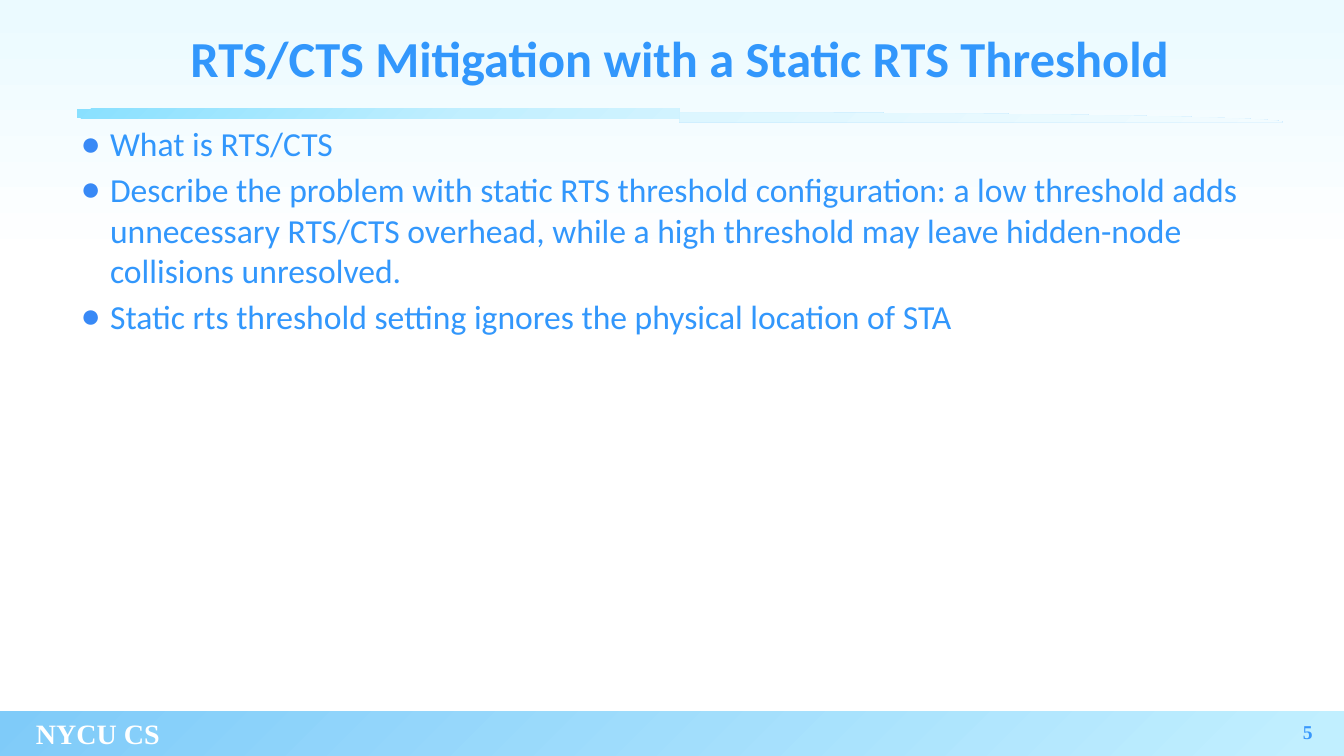
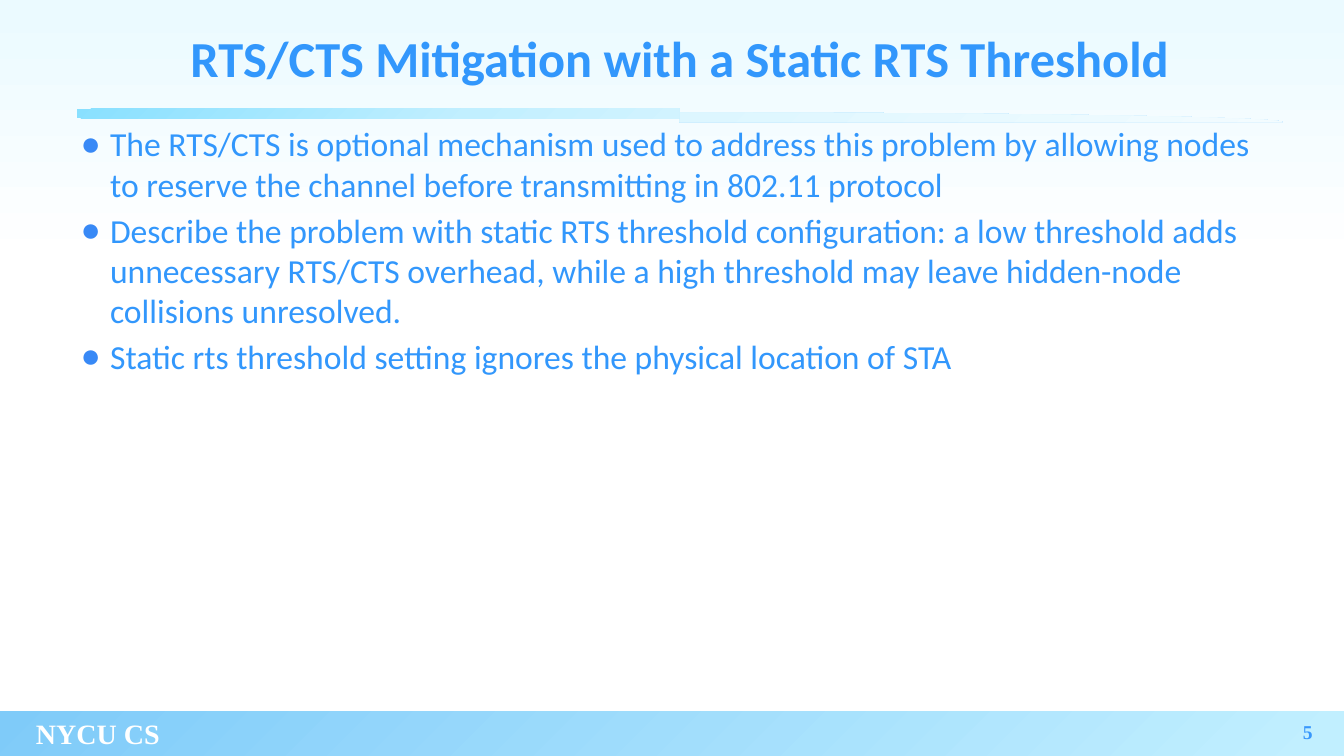
Before and after one commit to xoxonut/thesis, a slide deck: slide 5 of thesis_filled.pptx. Drawn at 1344x756 pixels with LibreOffice and Linux fonts; fonts in the diff are those of the drawing; background and template pictures are left out. Boxes give left, top, right and bottom in pixels: in the first picture for what was removed or moved away, otherwise in the second. Text is boxed around its words. In the diff, an @@ line names an element or a change of style, - is before the commit and + after.

```diff
--- a/thesis_filled.pptx
+++ b/thesis_filled.pptx
@@ text at [110,132,1249,203]: text changed @@
-● What is RTS/CTS
+● The RTS/CTS is optional mechanism used to address this problem by allowing nodes to reserve the channel before transmitting in 802.11 protocol
```
Also in this commit, not shown: 1 other slide changed, 1 other file.
